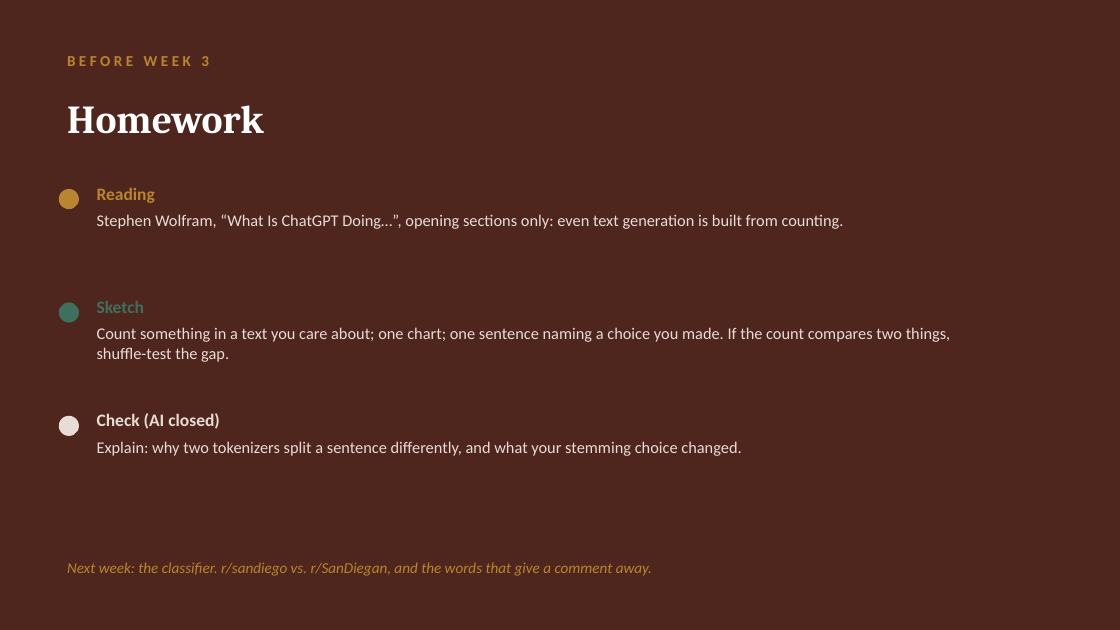
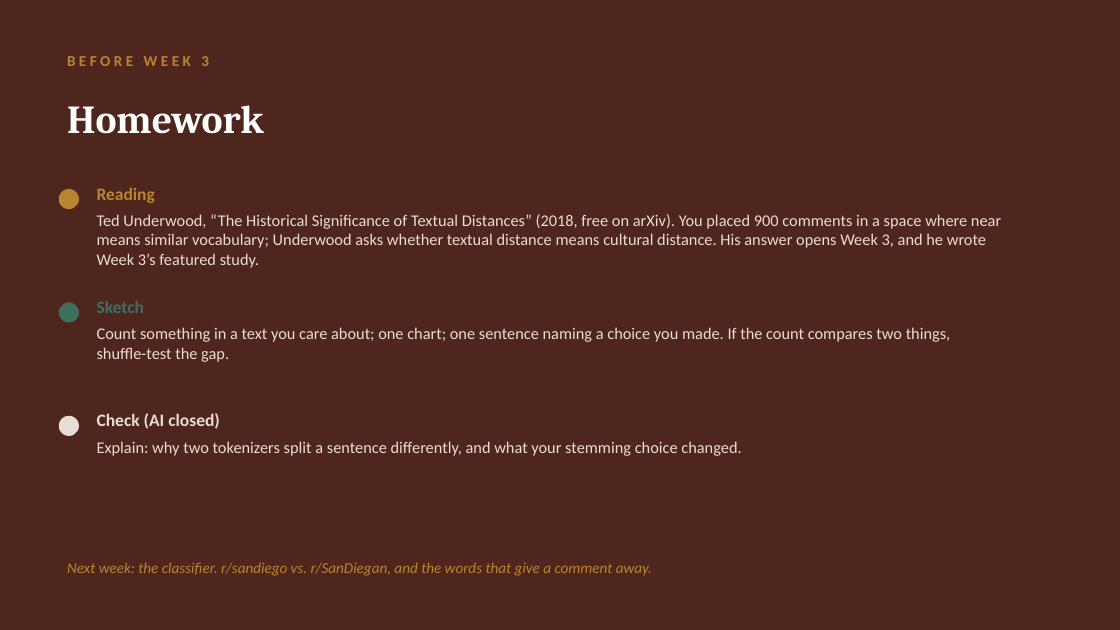
Before and after one commit to lucianli123/culture-as-data-2026, a slide deck: slide 18 of slides/week-02-lecture-draft.pptx. Drawn at 1120x630 pixels with LibreOffice and Linux fonts; fonts in the diff are those of the drawing. Boxes give left, top, right and bottom in pixels: in the first picture for what was removed or moved away, otherwise in the second. Text is boxed around its words. In the diff, an @@ line names an element or a change of style, - is before the commit and + after.

Commit message:
Week 2 reading: Underwood's Textual Distances replaces Wolfram (builds the space-of-culture concept, preps Week 3 classification); Wolfram to supplement

```diff
--- a/slides/week-02-lecture-draft.pptx
+++ b/slides/week-02-lecture-draft.pptx
@@ text at box(97, 214, 1001, 268): text changed @@
-Stephen Wolfram, “What Is ChatGPT Doing…”, opening sections only: even text generation is built from counting.
+Ted Underwood, “The Historical Significance of Textual Distances” (2018, free on arXiv). You placed 900 comments in a space where near means similar vocabulary; Underwood asks whether textual distance means cultural distance. His answer opens Week 3, and he wrote Week 3’s featured study.
```
Also in this commit, not shown: 15 other files.
